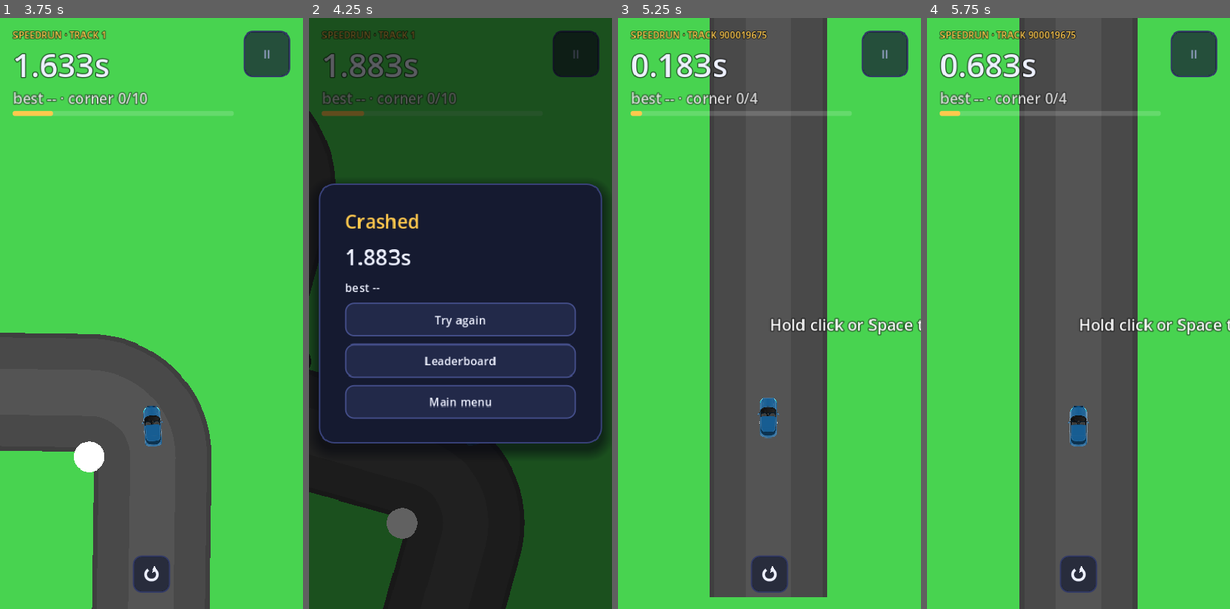
Above: before the commit, frames 1-4 (left to right).
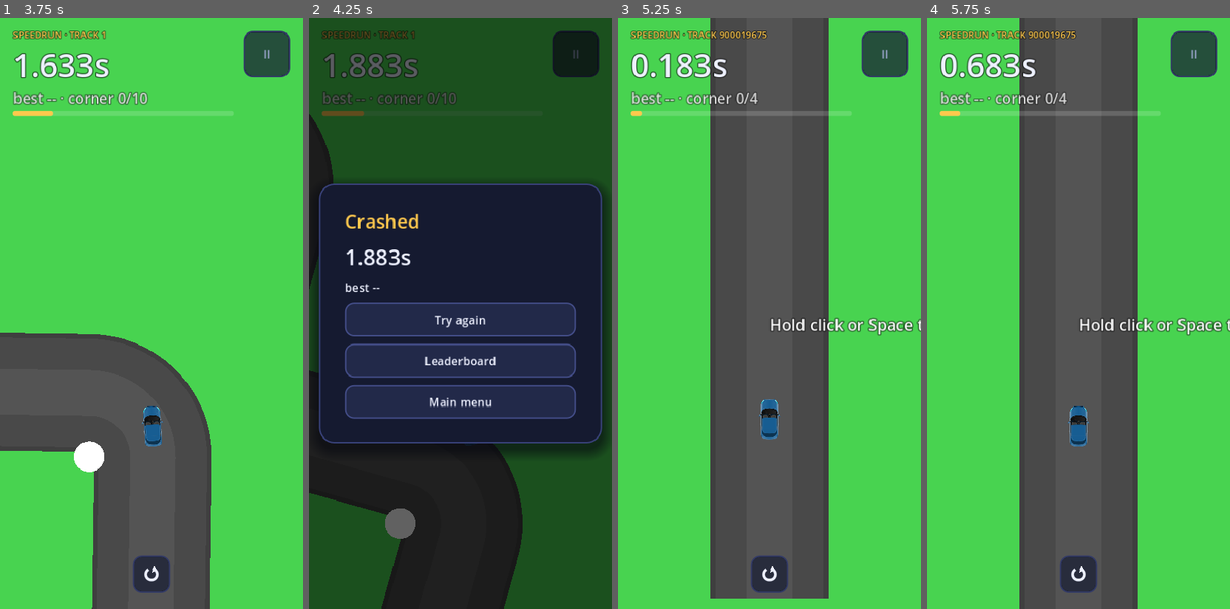
Above: after the commit, the same moments.

Repository: PolarNA0/Driftslinger-race
Game: Godot game, scene res://scenes/main.tscn
Same seed, same stepped clock (60 frames per second), same inputs: the game is played once before the commit and once after it.
Inputs (mouse positions are in pixels of both pictures, inside the frame that each line leads up to):
- Up to frame 1 (3.75 s): click "II" at 0.5 s; click "Try it now" at 1.25 s; tap Enter at 2 s; move the mouse to (218, 283) at 2.02 s; hold Right 2.03-2.75 s; tap R at 2.1 s; click (218, 283) at 2.17 s; tap Space at 2.27 s; drag from (90, 343) to (136, 431) at 2.77 s; move the mouse to (181, 183) at 3.52 s; hold Right from 3.53 s (still down); tap Shift at 3.6 s
- Up to frame 2 (4.25 s): keep holding Right
- Up to frame 3 (5.25 s): release Right at 4.25 s; click "Main menu" at 4.25 s; click "Play daily" at 5 s
- Up to frame 4 (5.75 s): no input

Frame 1 is identical in both runs. In frame 2, 0.5% of the frame differs, in the area x 0-72%, y 15-100%; in frame 3, 1.0%, in the area x 30-70%, y 0-99%; in frame 4, nothing differs.

Commit message:
Stop the crash shake when the run ends
The shake decayed in Game._follow, which only runs while the physics is live.
_die and _finish stop the physics, so a crash left the renderer shaking at full
strength forever - including behind the menu and Settings.

The renderer now owns the decay in _process, so it fades on its own, and
clear_fx drops it when a run starts or the menu opens. verify_hud drives the
renderer clock with the physics stopped and asserts it reaches zero.

Co-authored-by: openhands <openhands@all-hands.dev>

Diff:
--- a/godot/scripts/app.gd
+++ b/godot/scripts/app.gd
@@ -2153,6 +2153,8 @@
 
 func _to_menu() -> void:
 	_end_watching()
+	if game.renderer != null:
+		game.renderer.clear_fx()
 	audio.pause_all(false)
 	audio.music("music_menu")
 	game.set_physics_process(false)
@@ -2168,6 +2170,8 @@
 func _start_run(seed: int) -> void:
 	_end_watching()
 	_hide_overlays()
+	if game.renderer != null:
+		game.renderer.clear_fx()
 	audio.pause_all(false)
 	audio.music("music_race")
 	game.load_track(seed, menu_mode)
--- a/godot/scripts/game.gd
+++ b/godot/scripts/game.gd
@@ -39,7 +39,6 @@
 var cam_x := 0.0
 var cam_y := 0.0
 var cam_angle := 0.0
-var shake := 0.0
 
 var mode := "endless"
 var seed_num := 1
@@ -247,22 +246,19 @@
 	cam_angle += U.ang_diff(cam_angle, car.angle) * minf(1.0, 6.0 * delta)
 	cam_x += (tx - cam_x) * minf(1.0, 12.0 * delta)
 	cam_y += (ty - cam_y) * minf(1.0, 12.0 * delta)
-	if shake > 0.0:
-		shake = maxf(0.0, shake - delta * 60.0)
 	renderer.cam_x = cam_x
 	renderer.cam_y = cam_y
 	renderer.cam_angle = cam_angle
-	renderer.shake = shake
 
 
 func kick(amount: float) -> void:
 	if reduced_motion:
 		return
-	shake = maxf(shake, amount)
-	# `_follow` only runs while the physics is live, so a crash kick has to reach
-	# the renderer here or the shake it asks for is never drawn.
+	# The renderer owns the decay, in `_process`, so a crash kick still fades
+	# after `_die` stops the physics. Decaying it here only while `_follow` ran
+	# left a crashed run shaking forever.
 	if renderer != null:
-		renderer.shake = shake
+		renderer.shake = maxf(renderer.shake, amount)
 
 
 func _die() -> void:
--- a/godot/scripts/render.gd
+++ b/godot/scripts/render.gd
@@ -101,6 +101,16 @@
 	flash = maxf(flash, amount)
 
 
+# Drop every transient effect. The menu is drawn over the road, so a crash shake
+# that was still decaying must not follow the player into Settings.
+func clear_fx() -> void:
+	shake = 0.0
+	flash = 0.0
+	pulse = 0.0
+	_shake_off = Vector2.ZERO
+	queue_redraw()
+
+
 func zoom_pulse(amount: float) -> void:
 	pulse = maxf(pulse, amount)
 
@@ -111,6 +121,8 @@
 
 
 func _process(delta: float) -> void:
+	if shake > 0.0:
+		shake = maxf(0.0, shake - delta * 60.0)
 	if flash > 0.0:
 		flash = maxf(0.0, flash - delta * 2.8)
 	if pulse > 0.0:
--- a/godot/tools/verify_hud.gd
+++ b/godot/tools/verify_hud.gd
@@ -65,8 +65,17 @@
         app.game.kick(18.0)
         _check("reduce motion suppresses shake", app.game.renderer.shake == 0.0)
         app.game.reduced_motion = false
+        app.game.renderer.clear_fx()
         app.game.kick(18.0)
         _check("a crash reaches the renderer", app.game.renderer.shake > 0.0)
+        # `_die` stops the physics, so the shake has to decay in the renderer's
+        # own `_process`. This used to stay at full strength forever.
+        for i in range(30):
+                app.game.renderer._process(1.0 / 60.0)
+        _check("the shake fades without a physics tick", app.game.renderer.shake == 0.0)
+        app.game.renderer.shake = 9.0
+        app.game.renderer.clear_fx()
+        _check("clear_fx stops the shake", app.game.renderer.shake == 0.0)
         app.game.renderer.flash = 0.0
         app.game.renderer.flash_hit(0.3)
         _check("a crash flashes the screen", app.game.renderer.flash > 0.0)
